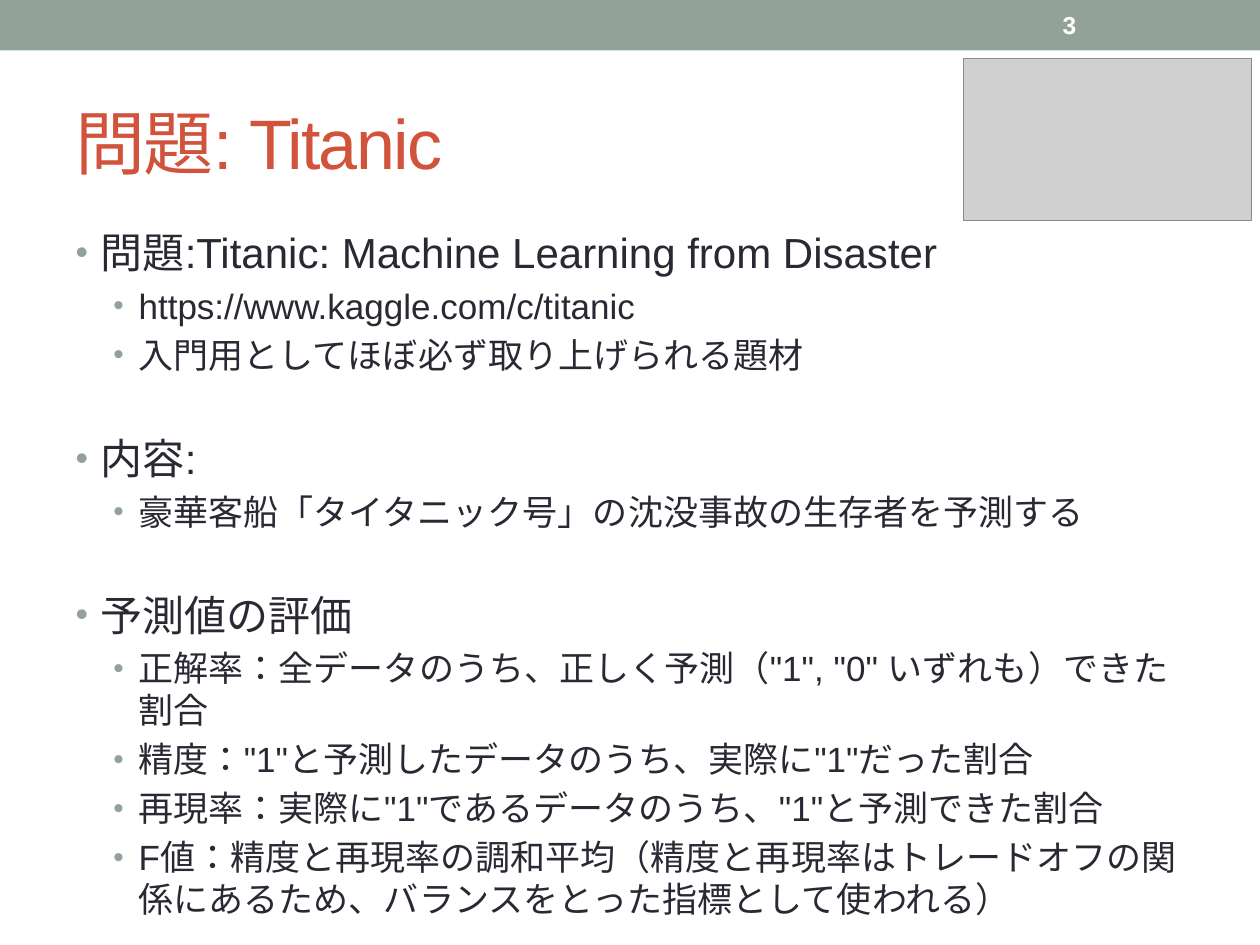
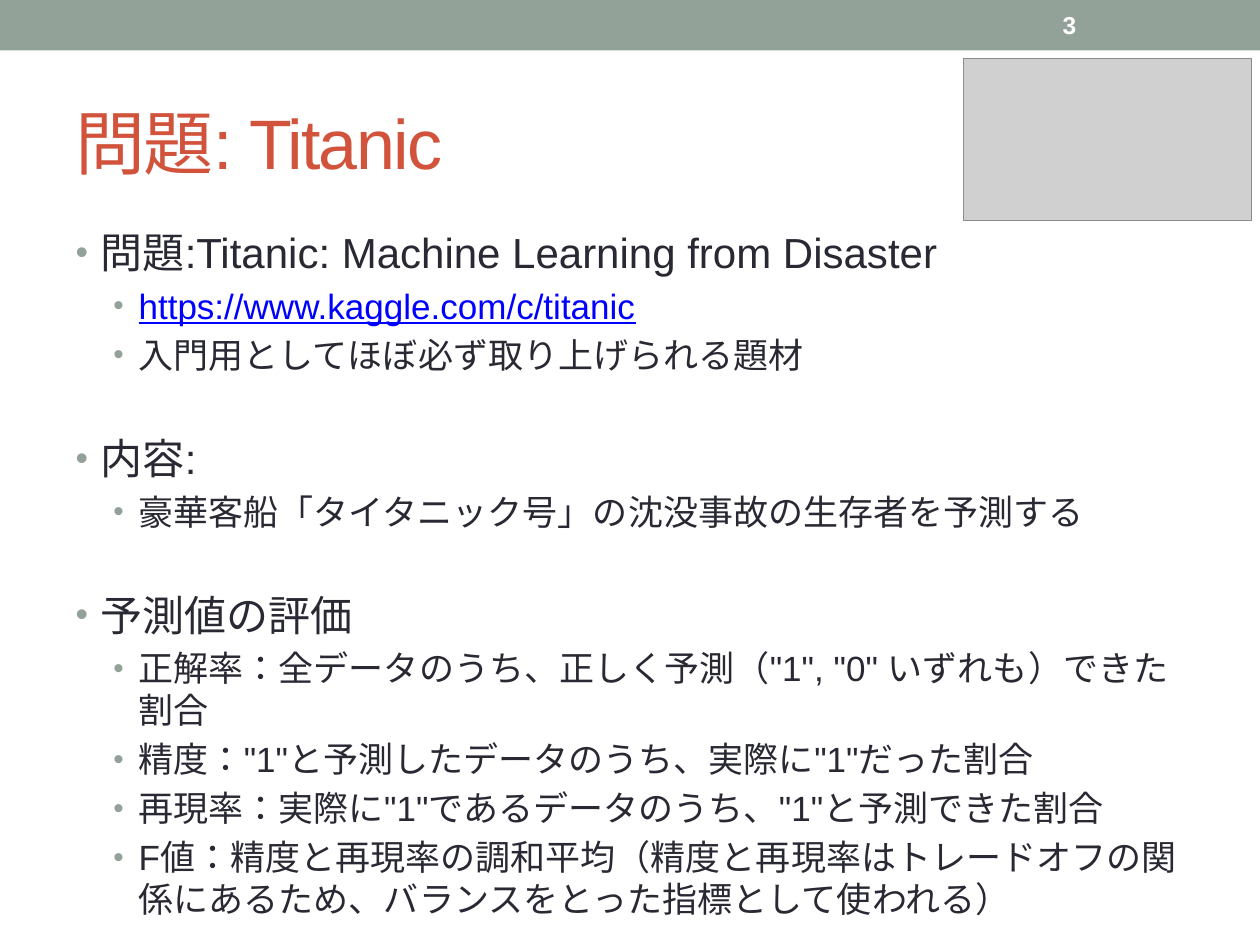
Before and after one commit to tsuchiyatoshio/team, a slide deck: slide 3 of oouchi/1.2_LogisticRegression/1.2_RogisticRegression.pptx. Drawn at 1260x945 pixels with LibreOffice and Linux fonts; fonts in the diff are those of the drawing; grey boxes stand for pictures. Boxes give left, top, right and bottom in pixels: in the first picture for what was removed or moved away, otherwise in the second. Text is boxed around its words. In the diff, an @@ line names an element or a change of style, - is before the commit and + after.

```diff
--- a/oouchi/1.2_LogisticRegression/1.2_RogisticRegression.pptx
+++ b/oouchi/1.2_LogisticRegression/1.2_RogisticRegression.pptx
@@ text at (x1=139, y1=293, x2=635, y2=326): text colour #292934 to #0000FF, underline on in "https://www.kaggle.com/c/titanic" @@
```
Also in this commit, not shown: 2 other slides changed, 9 other files.
